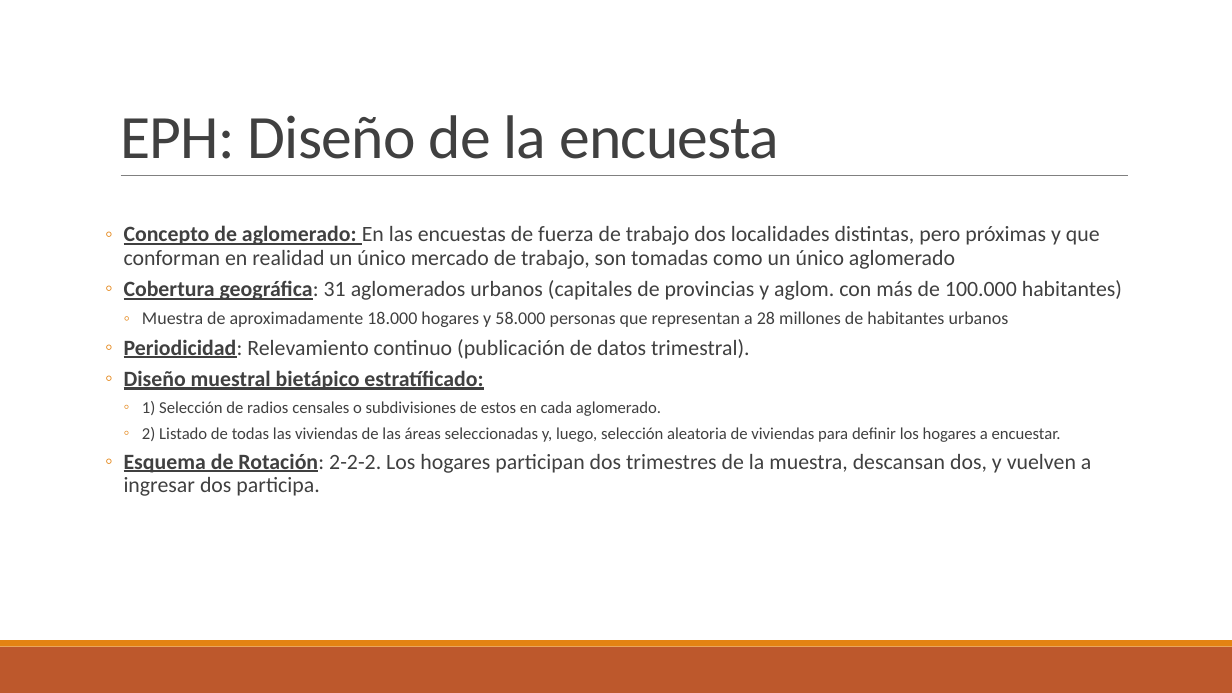
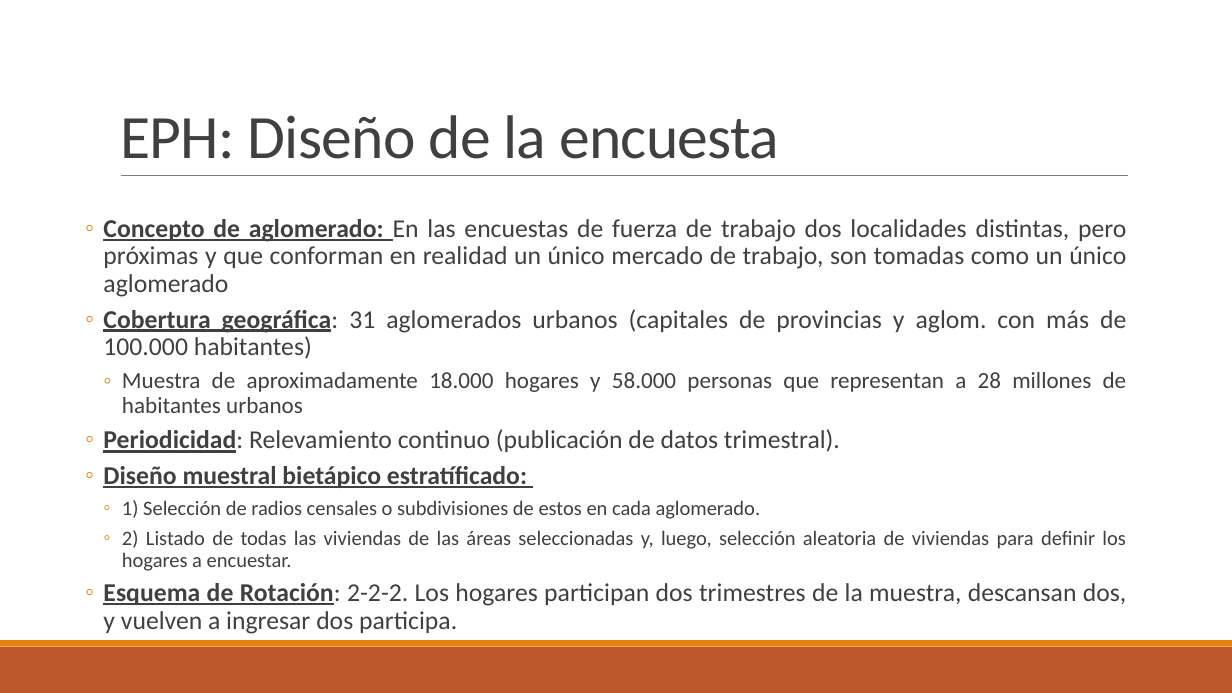
Before and after one commit to ceped-fce-uba/curso_aset, a slide deck: slide 6 of Clase 2 - EPH e Intro a Tidyverse/Presentación EPH.pptx (slide 7 before the commit). Drawn at 1232x693 pixels with LibreOffice and Linux fonts; fonts in the diff are those of the drawing. Boxes give left, top, right and bottom in pixels: in the first picture for what was removed or moved away, otherwise in the second. Text is boxed around its words. In the diff, an @@ line names an element or a change of style, - is before the commit and + after.

```diff
--- a/Clase 2 - EPH e Intro a Tidyverse/Presentación EPH.pptx
+++ b/Clase 2 - EPH e Intro a Tidyverse/Presentación EPH.pptx
@@ text "Concepto de aglomerado: En las ...": place and size @@
-text "Concepto de aglomerado: En las ..." at (124, 225, 1122, 496)
+text "Concepto de aglomerado: En las ..." at (103, 219, 1127, 634)
@@ text "Concepto de aglomerado: En las ..." at (103, 219, 1127, 634): size 17 to 20 pt in "Concepto de aglomerado: En las encuestas de ...", "Cobertura geográfica: 31 aglomerados urbanos (capitales de ...", "Periodicidad: Relevamiento continuo (publicación de datos tr ...", "Diseño muestral bietápico estratíficado:" and 1 more places; size 14 to 18 pt in "Muestra de aproximadamente 18.000 hogares y 58.000 ..."; size 13 to 16 pt in "1) Selección de radios censales o subdivisiones ...", "2) Listado de todas las viviendas de ..."; alignment left to justified @@
```
Also in this commit, not shown: 8 other slides changed, 2 slides added, 3 slides removed, 7 other files.
